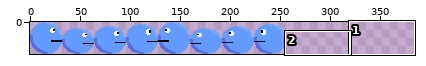
Sprite sheet -- art/player.png. Above, an overview of the earlier version with the close-up marked.
Close-up. As it was:
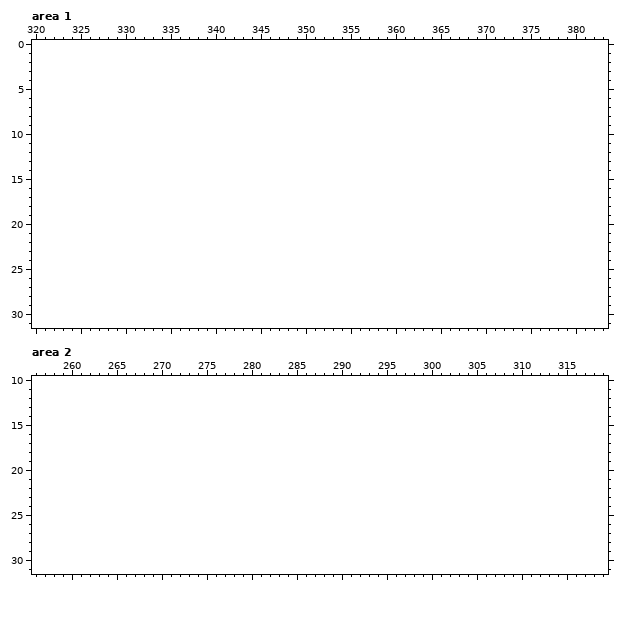
The file is 256x32 pixels. Shown: area 1: x 320..383, y 0..31; area 2: x 256..319, y 10..31. The old version is drawn lined up with the new one, on the new canvas.
Palette (. is transparent): 
New version:
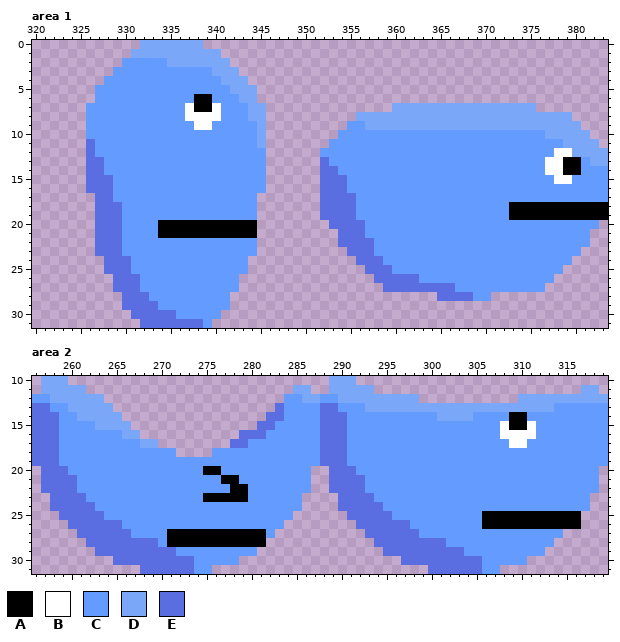
Colours new in this view: A #000000  B #ffffff  C #639bff  D #7aa7f8  E #5b6ee1
Message: player can jump and land when facing right
Diff:
canvas 256x32 -> 384x32
Changed rows in their new state; - is an unchanged pixel.
Area 1:
first column x 326:
 0 ------DDDDDDD---------------------------------------------
 1 -----DDDDDDDDDD-------------------------------------------
 2 ----CCCCCDDDDDDD------------------------------------------
 3 ---CCCCCCCCCCCDDD-----------------------------------------
 4 --CCCCCCCCCCCCCDDD----------------------------------------
 5 -CCCCCCCCCCCCCCCDDD---------------------------------------
 6 -CCCCCCCCCCCAACCCDD---------------------------------------
 7 CCCCCCCCCCCBAABCCCDD--------------DDDDDDDDDDDDDDDD--------
 8 CCCCCCCCCCCBBBBCCCDD----------DDDDDDDDDDDDDDDDDDDDDDDD----
 9 CCCCCCCCCCCCBBCCCCCD---------CCDDDDDDDDDDDDDDDDDDDDDDDD---
10 CCCCCCCCCCCCCCCCCCCD--------CCCCCCCCCCCCCCCCCCCCCCCDDDDD--
11 ECCCCCCCCCCCCCCCCCCD-------CCCCCCCCCCCCCCCCCCCCCCCCCCDDDD-
12 ECCCCCCCCCCCCCCCCCCC------CCCCCCCCCCCCCCCCCCCCCCCCCCBBDDDD
13 EECCCCCCCCCCCCCCCCCC------ECCCCCCCCCCCCCCCCCCCCCCCCBBAACDD
14 EECCCCCCCCCCCCCCCCCC------EECCCCCCCCCCCCCCCCCCCCCCCBBAACCC
15 EEECCCCCCCCCCCCCCCCC------EEECCCCCCCCCCCCCCCCCCCCCCCBBCCCC
16 EEECCCCCCCCCCCCCCCCC------EEECCCCCCCCCCCCCCCCCCCCCCCCCCCCC
17 -EECCCCCCCCCCCCCCCC-------EEEECCCCCCCCCCCCCCCCCCCCCCCCCCCC
18 -EEECCCCCCCCCCCCCCC-------EEEECCCCCCCCCCCCCCCCCAAAAAAAAAAA
19 -EEECCCCCCCCCCCCCCC-------EEEECCCCCCCCCCCCCCCCCAAAAAAAAAAA
20 -EEECCCCAAAAAAAAAAA--------EEEECCCCCCCCCCCCCCCCCCCCCCCCCC-
21 -EEECCCCAAAAAAAAAAA---------EEECCCCCCCCCCCCCCCCCCCCCCCCC--
22 -EEECCCCCCCCCCCCCCC---------EEEECCCCCCCCCCCCCCCCCCCCCCCC--
23 -EEECCCCCCCCCCCCCCC----------EEECCCCCCCCCCCCCCCCCCCCCCC---
24 --EEECCCCCCCCCCCCC------------EEECCCCCCCCCCCCCCCCCCCCC----
25 --EEECCCCCCCCCCCCC-------------EEECCCCCCCCCCCCCCCCCCC-----
26 ---EEECCCCCCCCCCC---------------EEEEECCCCCCCCCCCCCCC------
27 ---EEECCCCCCCCCCC----------------EEEEEEEECCCCCCCCCC-------
28 ----EEECCCCCCCCC-----------------------EEEECC-------------
29 ----EEEECCCCCCCC------------------------------------------
30 -----EEEEECCCCC-------------------------------------------
31 ------EEEEEEEC--------------------------------------------
Area 2:
first column x 256:
10 -DDD-----------------------------DDD----------------------------
11 -DDDDD-----------------------DD--DDDDD-----------------------DD-
12 CCDDDDDD--------------------CCDDCCDDDDDDDDD-----------DDDDDDDDDD
13 EECCDDDDD------------------ECCCCEECCCDDDDDDDDDDDDDDDDDDDDDCCCCCC
14 EEECCDDDDD----------------EECCCCEEECCCCCCCCCCDDDDCCCCAACCCCCCCCC
15 EEECCCCDDDD--------------EECCCCCEEECCCCCCCCCCCCCCCCCBAABCCCCCCCC
16 EEECCCCCCCDD-----------EEECCCCCCEEECCCCCCCCCCCCCCCCCBBBBCCCCCCCC
17 EEECCCCCCCCCDD--------EECCCCCCCCEEECCCCCCCCCCCCCCCCCCBBCCCCCCCCC
18 EEECCCCCCCCCCCCC----CCCCCCCCCCCCEEECCCCCCCCCCCCCCCCCCCCCCCCCCCCC
19 EEECCCCCCCCCCCCCCCCCCCCCCCCCCCCCEEECCCCCCCCCCCCCCCCCCCCCCCCCCCCC
20 -EEECCCCCCCCCCCCCCCAACCCCCCCCCC--EEECCCCCCCCCCCCCCCCCCCCCCCCCCC-
21 -EEEECCCCCCCCCCCCCCCCAACCCCCCCC--EEEECCCCCCCCCCCCCCCCCCCCCCCCCC-
22 -EEEECCCCCCCCCCCCCCCCCAACCCCCCC--EEEECCCCCCCCCCCCCCCCCCCCCCCCCC-
23 --EEEECCCCCCCCCCCCCAAAAACCCCCC----EEEECCCCCCCCCCCCCCCCCCCCCCCC--
24 --EEEEECCCCCCCCCCCCCCCCCCCCCCC----EEEEECCCCCCCCCCCCCCCCCCCCCCC--
25 ---EEEEECCCCCCCCCCCCCCCCCCCCC------EEEEECCCCCCCCCCAAAAAAAAAAA---
26 ----EEEEEECCCCCCCCCCCCCCCCCC--------EEEEEECCCCCCCCAAAAAAAAAAA---
27 -----EEEEEECCCCAAAAAAAAAAAC----------EEEEEECCCCCCCCCCCCCCCC-----
28 ------EEEEEEEECAAAAAAAAAAA------------EEEEEEEECCCCCCCCCCCC------
29 -------EEEEEEEEECCCCCCCCC--------------EEEEEEEEECCCCCCCCC-------
30 ---------EEEEEEEEECCCCC------------------EEEEEEEEECCCCC---------
31 ------------EEEEEECC------------------------EEEEEECC------------
Pixel boxes of the changes (left, top, right, bottom) in both close-ups:
added: (86, 40, 266, 328)
added: (320, 103, 608, 301)
added: (32, 376, 608, 574)
